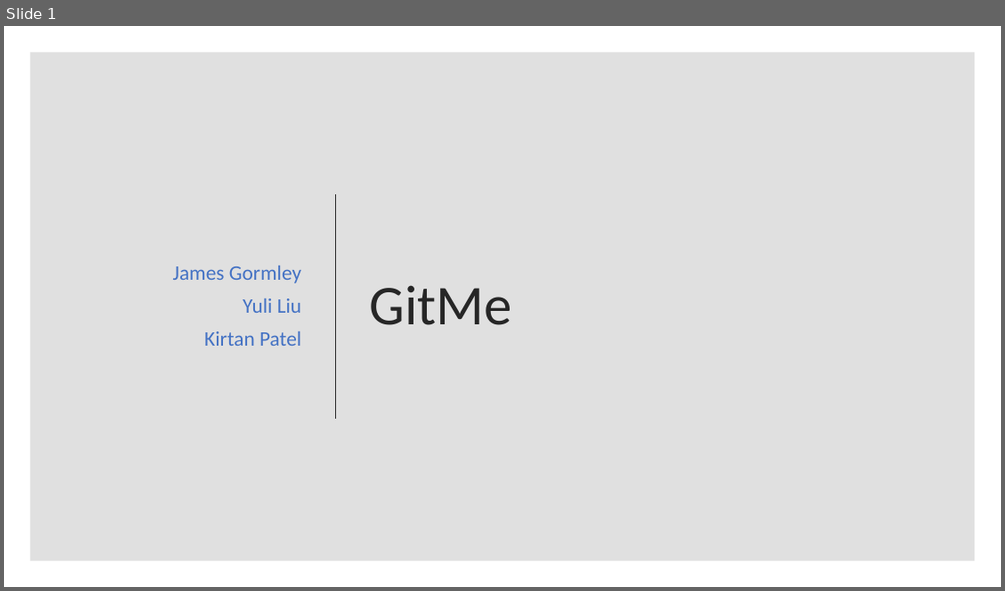
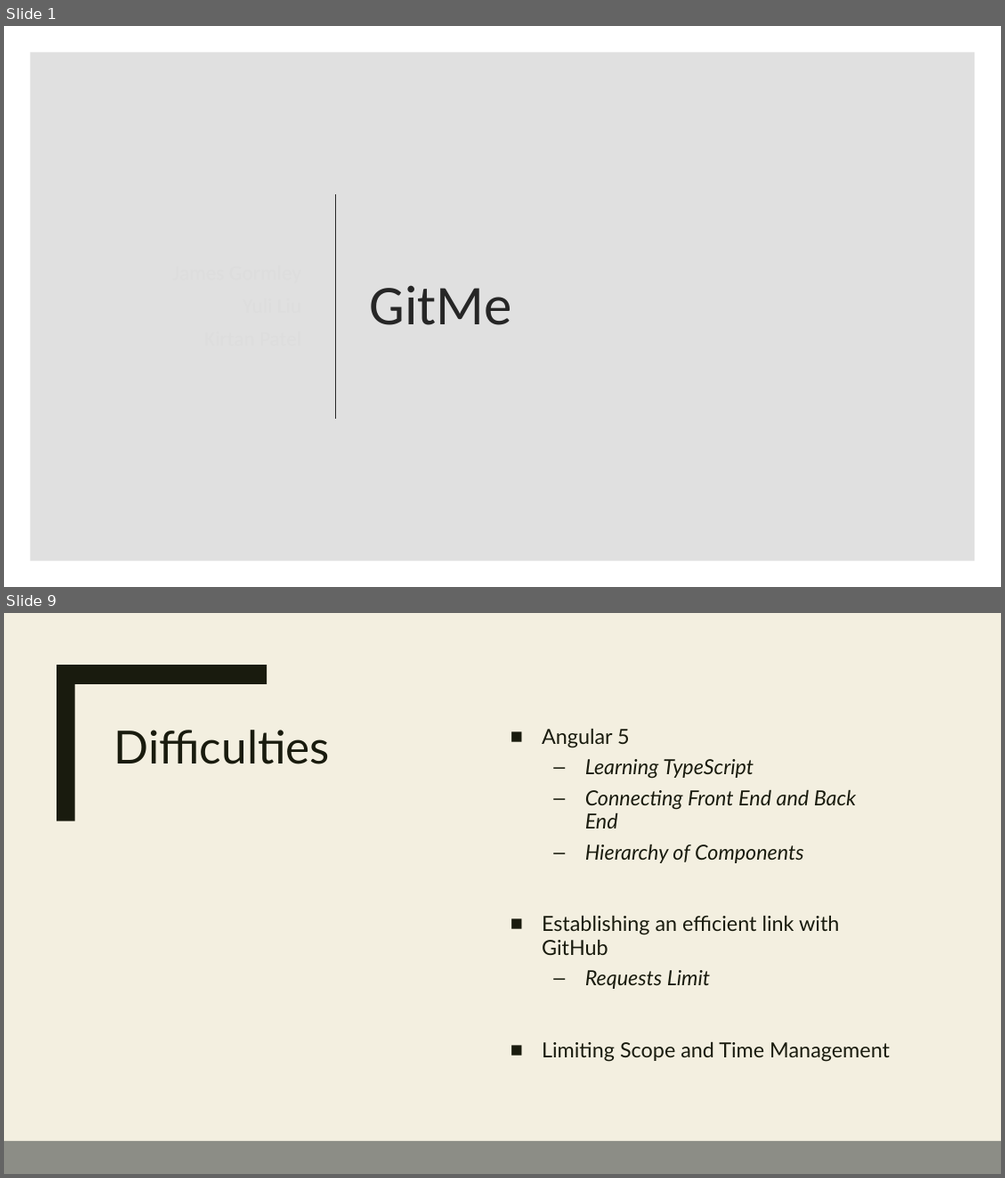
Before and after one commit to Yuliy97/GitMe, a slide deck: Gitme.pptx. Shown one above the other, each under a label of ours: slide 1 before the commit, slides 1 and 9 after it; the slides between them are not shown. The pictures are 1005x591 and 1005x1178 pixels, drawn with LibreOffice and Linux fonts; fonts in the diff are those of the drawing. Boxes give left, top, right and bottom in pixels: in the first picture for what was removed or moved away, otherwise in the second. Text is boxed around its words. In the diff, an @@ line names an element or a change of style, - is before the commit and + after.

```diff
--- a/Gitme.pptx
+++ b/Gitme.pptx
@@ slide 9 added at <box>4,613,1001,1174</box>, background #F4F1E1 @@
@@ rectangle added at <box>4,613,1001,1174</box>, fill #F4F1E1 @@
@@ rectangle added at <box>43,613,62,1174</box>, fill #191B0E @@
@@ freeform shape added at <box>57,665,267,821</box>, fill #191B0E @@
@@ title added at <box>114,730,331,764</box>, 44 pt, text #191B0E @@
+Difficulties
@@ text added at <box>542,728,890,1062</box>, 20 pt, text #191B0E, italic @@
+■ Angular 5
+  – Learning TypeScript
+  – Connecting Front End and Back End
+  – Hierarchy of Components
+■ Establishing an efficient link with GitHub
+  – Requests Limit
+■ Limiting Scope and Time Management
@@ rectangle added at <box>4,1141,1001,1174</box>, fill #8C8D86 @@
@@ slide 1 changed as well @@
@@ subtitle removed at <box>173,265,301,346</box> @@
-James Gormley
-Yuli Liu
-Kirtan Patel
```
Also in this commit, not shown: 9 other slides added, 7 slides removed.
